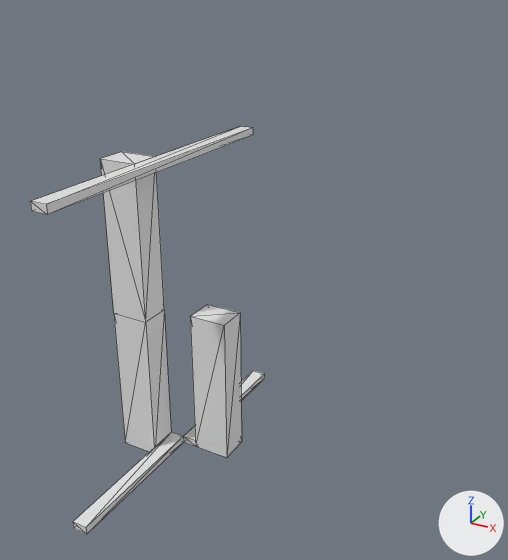
An edit to the OBJ model Data/bmc/tiles_structure/t_094.obj, drawn before and after from the same camera.
The view is the same before and after, from a 50 mm lens placed at (1.187, -1.651, 1.0), pointed at (0.264, 0.028, 0.16). The axes (+X, +Y, +Z) are drawn at lower right. The lights are the same throughout. Mesh edges are drawn as thin lines. Where no turn or scale is listed for an object, it has been applied to the vertices.

The first picture shows 't_094'.
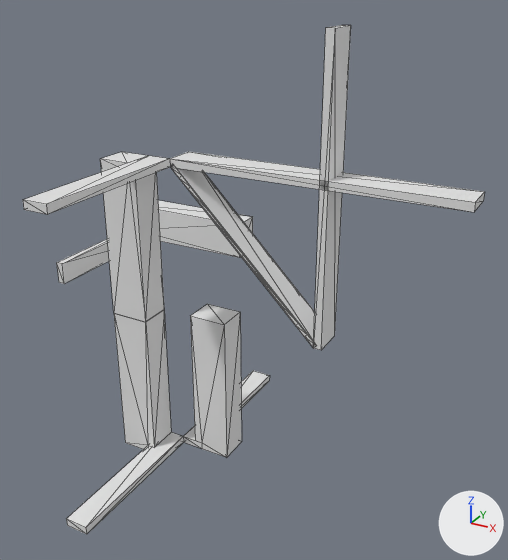
Location of each change, [x1, y1, x2, y2] in pixels of the pictures (508 x 560 px):
't_094', reshaped (97% wider, 25% taller)
    before: [30, 126, 264, 534]
    after: [23, 25, 485, 534]
part 1 of me_t_094, added
    after: [57, 200, 253, 284]
part 2 of me_t_094, built on
    before: [30, 126, 264, 534]
    after: [23, 25, 485, 534]

The change, as a list of edits to the scene's bpy script:
```text
Change me_t_094:
    used by ob_t_094; location = (0.0, 0.0, 0.0)
    remove me_t_094.from_pydata(...)  # 40 vertices, 72 faces; spans x -0.175..0.175, y -0.5..0.5, z -0.5..0.5
    add me_t_094.from_pydata(...)  # 160 vertices, 308 faces; spans x -0.5..0.875, y -0.5..0.5, z -0.5..0.875
    me_t_094 part 1: a new loose piece of 18 vertices spanning x -0.5..0.0, y 0.0..0.5, z 0.0..0.175
    me_t_094 part 2
    18 vertices are removed from x -0.05..0.175, y -0.5..0.5, z -0.5..0.5
    62 faces are deleted
    2 vertices move from x -0.05, y -0.5, z 0.475..0.5 to x -0.075, y -0.5, z 0.475..0.5
    96 vertices are added at x -0.175..0.875, y -0.5..0.5, z -0.5..0.875
    5 new vertices lie (0.0, -0.1, 0.0) away from vertices in x -0.075..-0.05, y 0.0, z -0.5..0.5
    5 new vertices lie (0.0, 0.1, 0.0) away from vertices in x 0.0..0.075, y 0.0, z -0.5..0.5
    14 new vertices lie (0.059, 0.0, -0.059) away from vertices in x 0.06..0.366, y 0.0..0.1, z 0.119..0.425
    266 new faces join them
```
